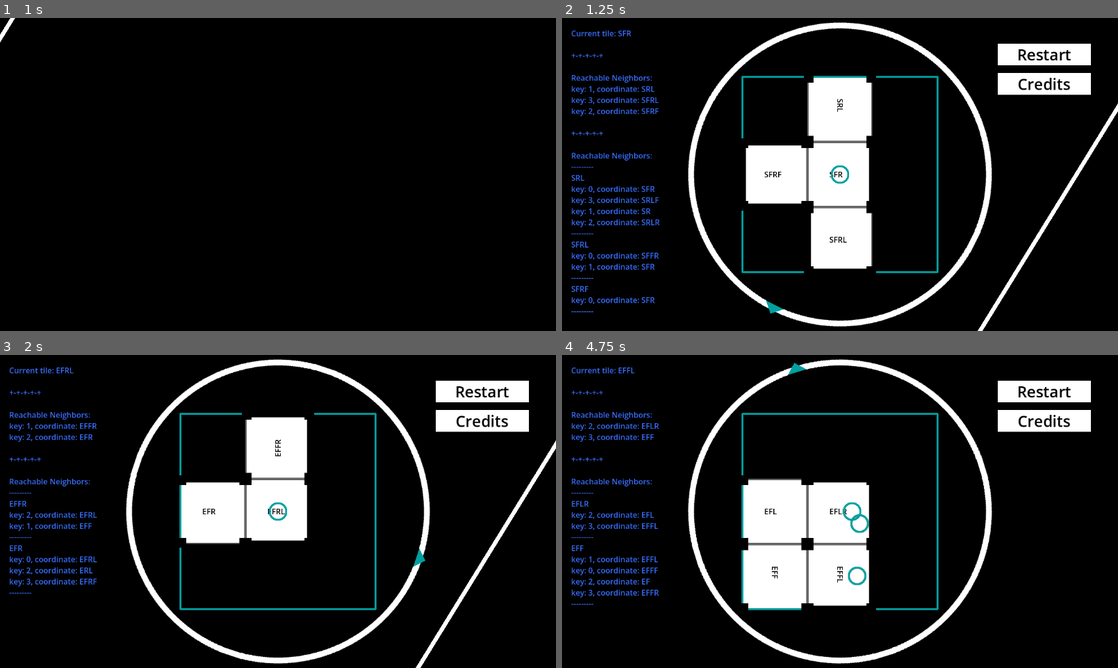
Above: before the commit, frames 1-4 (two rows, left to right).
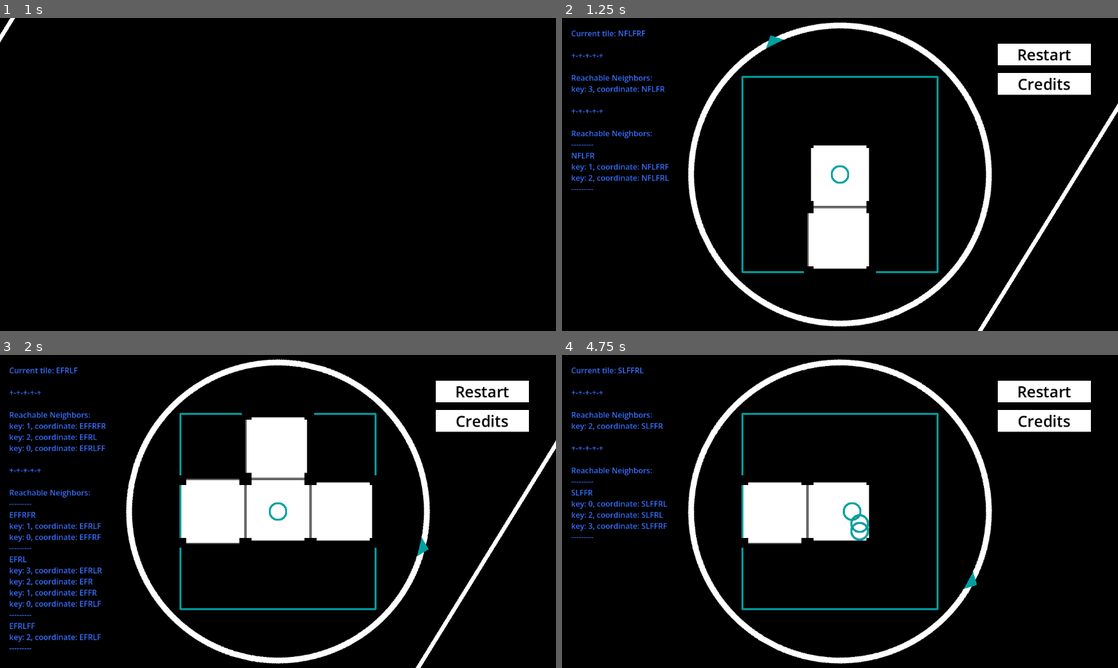
Above: after the commit, the same moments.

Repository: entityJY/hyperedi
Game: Godot game, scene res://ui/start_game.tscn
The game is run twice, just before and just after one commit, with the same random seed, the same clock (stepped at 60 frames per second) and the same inputs. Sound files missing from this copy of the repository are replaced by a short silence.
Inputs:
- Up to frame 1 (1 s): click "Start Game" at 0.5 s
- Up to frame 2 (1.25 s): no input
- Up to frame 3 (2 s): click "Restart" at 1.25 s
- Up to frame 4 (4.75 s): click "Restart" at 2 s; click "Restart" at 2.75 s; hold D (right) 3.53-4.28 s; tap Space (place) at 3.6, 4.35 s; tap Enter at 4.25 s; hold S (down) from 4.28 s (still down)

Frame 1 is identical in both runs. In frame 2, 8.0% of the frame differs, in the area x 1-78%, y 1-99%; in frame 3, 4.9%; in frame 4, 7.1%.

Commit message:
fix dungeon generation for depths > 3

Diff:
--- a/hyperplane_data_structs/hyperplane.gd
+++ b/hyperplane_data_structs/hyperplane.gd
@@ -55,14 +55,11 @@
 			while new_coord.slice(-2) == [Steps.R, Steps.F]:
 				new_coord = new_coord.slice(0, -2)
 				rf_count += 1
+
 			new_coord[-1] = turn_direction_right(new_coord[-1])
 			new_coord.append(Steps.L)
-
-			var added_rf: Array[Steps] = []
-			added_rf.resize(rf_count)
-			added_rf.fill(Steps.F)
-
-			new_coord += added_rf
+			for _i in range(rf_count):
+				new_coord.append(Steps.F)
 
 			cell.neighbors[wrapi(3+cell_rotation, 0, 4)] = cell_hashmap[new_coord]
 		elif len(cell.coordinates) <= depth:
@@ -75,15 +72,28 @@
 			cell.neighbors[wrapi(0+cell_rotation, 0, 4)] = cell_hashmap[new_coord]
 
 		# add left neighbor
-		if cell.coordinates[-1] == Steps.L:
-			var new_coord = cell.coordinates.slice(0, -2)
-			new_coord += [turn_direction_left(cell.coordinates[-2]), Steps.R]
-			cell.neighbors[wrapi(1+cell_rotation, 0, 4)] = cell_hashmap[new_coord]
-		elif cell.coordinates.slice(-2) == [Steps.L, Steps.F] and len(cell.coordinates) <= depth:
-			var new_coord = cell.coordinates.slice(0, -2)
-			new_coord[-1] = turn_direction_left(new_coord[-1])
-			new_coord += [Steps.R, Steps.F, Steps.R]
-			cell.neighbors[wrapi(1+cell_rotation, 0, 4)] = cell_hashmap[new_coord]
+		if !check_l_step_allowed(cell.coordinates):
+			var new_coord = cell.coordinates
+
+			var f_count = 0
+
+			while new_coord[-1] == Steps.F:
+				new_coord = new_coord.slice(0, -1)
+				f_count += 1
+
+			if depth + 1 >= len(new_coord) + f_count * 2:
+				new_coord = new_coord.slice(0, -1)
+
+				new_coord[-1] = turn_direction_left(new_coord[-1])
+				for _i in range(f_count):
+					new_coord += [Steps.R, Steps.F]
+				new_coord.append(Steps.R)
+
+				# var new_coord = cell.coordinates.slice(0, -2)
+				# new_coord += [turn_direction_left(cell.coordinates[-2]), Steps.R]
+
+				cell.neighbors[wrapi(1+cell_rotation, 0, 4)] = cell_hashmap[new_coord]
+
 		elif len(cell.coordinates) <= depth:
 			cell.neighbors[wrapi(1+cell_rotation, 0, 4)] = cell_hashmap[cell.coordinates + [Steps.L]]
 
--- a/hyperplane_dungeon/dungeon.tscn
+++ b/hyperplane_dungeon/dungeon.tscn
@@ -38,7 +38,7 @@
 debug_label = NodePath("Label")
 compass = NodePath("Compass")
 game_complete_text = NodePath("GameComplete")
-depth = 3
+depth = 5
 
 [node name="Camera2D" type="Camera2D" parent="." unique_id=1442836835]
 
@@ -114,6 +114,7 @@
 [node name="HyperPlanRenderer" parent="." unique_id=1106087896 instance=ExtResource("5_pa1cj")]
 
 [node name="GameComplete" type="RichTextLabel" parent="." unique_id=865423679]
+visible = false
 z_index = 5
 anchors_preset = 8
 anchor_left = 0.5
--- a/hyperplane_dungeon/tile.tscn
+++ b/hyperplane_dungeon/tile.tscn
@@ -136,6 +136,7 @@
 texture = SubResource("CanvasTexture_kwjmu")
 
 [node name="Label" type="Label" parent="." unique_id=1210329761]
+visible = false
 modulate = Color(0, 0, 0, 1)
 offset_left = -22.0
 offset_top = -12.0
--- a/player/player.gd
+++ b/player/player.gd
@@ -15,7 +15,6 @@
 
 func _process(_delta: float) -> void:
 	if Input.is_action_just_pressed("place") and is_instance_valid(current_tile):
-		print("place tile")
 		var duped_sprite = sprite.duplicate()
 		duped_sprite.modulate = Color.from_string("00a1a1", Color.CYAN)
 		var saved_position = global_position
@@ -27,5 +26,4 @@
 		markers.append(duped_sprite)
 
 		if len(markers) > 5:
-			print("removed a tile")
 			markers.pop_front().queue_free()
